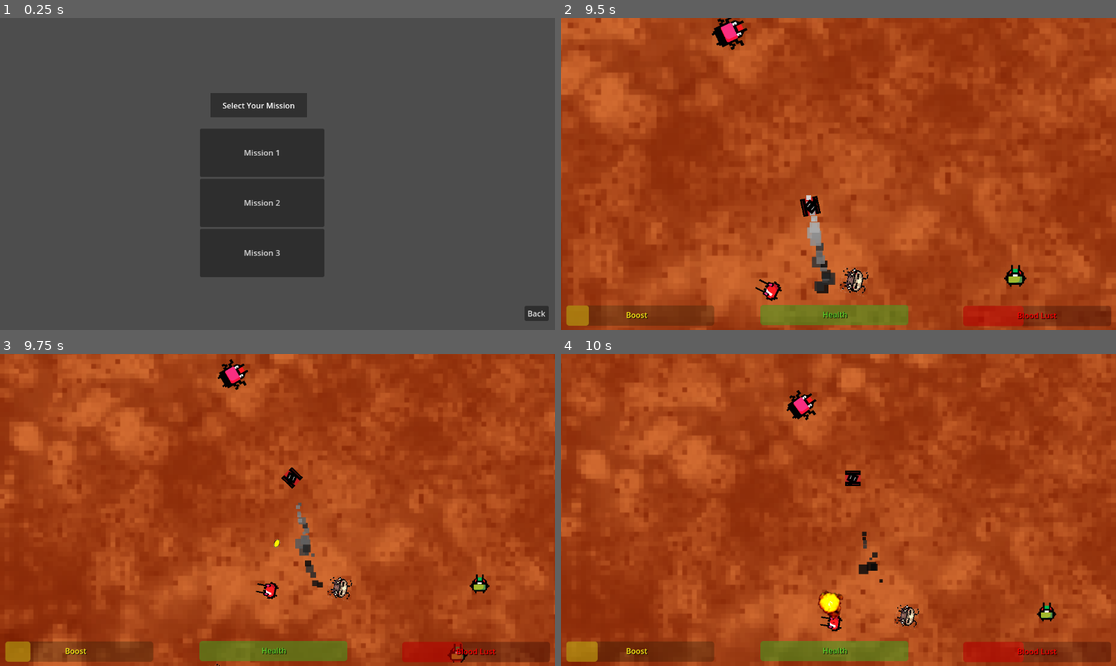
Above: before the commit, frames 1-4 (two rows, left to right).
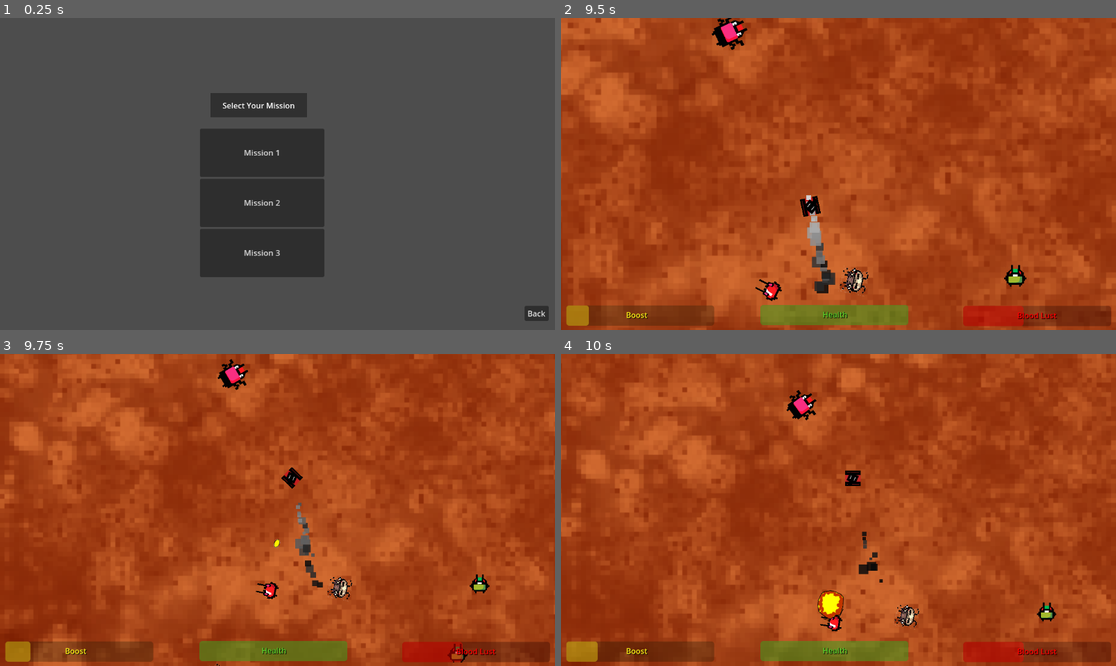
Above: after the commit, the same moments.

Repository: TheCrusty/Biotank-demake
Game: Godot game, scene res://gui/mission_select.tscn
The game is run twice, just before and just after one commit, with the same random seed, the same clock (stepped at 60 frames per second) and the same inputs.
Inputs (mouse positions are in pixels of both pictures, inside the frame that each line leads up to):
- Up to frame 1 (0.25 s): no input
- Up to frame 2 (9.5 s): click "Mission 1" at 0.5 s; tap Enter at 1.25 s; move the mouse to (960, 158) at 1.27 s; hold D (Rotate_Right) 1.28-2.03 s; hold Shift (Boost) 1.28-2.03 s; move the mouse to (727, 189) at 2.02 s; hold S (Reverse) 2.03-2.78 s; tap Space (Shoot) every 1.5 s from 2.1 to 8.1 s; move the mouse to (894, 105) at 2.77 s; hold D (Rotate_Right) 2.78-3.53 s; hold Shift (Boost) 2.78-3.53 s; move the mouse to (810, 236) at 3.52 s; hold W (Forward) 3.53-4.28 s; move the mouse to (1005, 220) at 4.27 s; hold Shift (Boost) 4.28-5.03 s; hold A (Rotate_Left) 4.28-5.78 s; move the mouse to (672, 127) at 5.02 s; move the mouse to (866, 174) at 5.77 s; hold S (Reverse) 5.78-6.53 s; hold Shift (Boost) 5.78-6.53 s; move the mouse to (755, 96) at 6.52 s; hold D (Rotate_Right) 6.53-7.28 s; move the mouse to (960, 158) at 7.27 s; hold W (Forward) 7.28-8.03 s; hold Shift (Boost) 7.28-8.03 s; move the mouse to (727, 189) at 8.02 s; hold D (Rotate_Right) 8.03-8.78 s; move the mouse to (894, 105) at 8.77 s; hold S (Reverse) from 8.78 s (still down); hold Shift (Boost) from 8.78 s (still down)
- Up to frame 3 (9.75 s): move the mouse to (249, 572) at 9.52 s; release S (Reverse) at 9.53 s; release Shift (Boost) at 9.53 s; hold A (Rotate_Left) from 9.53 s (still down); tap Space (Shoot) at 9.6 s
- Up to frame 4 (10 s): keep holding A (Rotate_Left)

Frames 1-3 are identical in both runs. In frame 4, 0.3% of the frame differs, in the area x 46-51%, y 75-87%.

Commit message:
replaced placeholder explosion with placeholder explosion

Diff:
--- a/levels/projectile.tscn
+++ b/levels/projectile.tscn
@@ -121,7 +121,7 @@
 }],
 "loop": false,
 "name": &"Explode",
-"speed": 8.0
+"speed": 12.0
 }]
 
 [sub_resource type="CircleShape2D" id="CircleShape2D_aypdl"]
--- a/levels/test_level.tscn
+++ b/levels/test_level.tscn
@@ -5,7 +5,7 @@
 [ext_resource type="PackedScene" uid="uid://dyyxfp7qicuri" path="res://enemy/enemy.tscn" id="2_0r224"]
 [ext_resource type="PackedScene" uid="uid://ddiq7lliqxm0u" path="res://enemy/projectile_enemy.tscn" id="3_tpgiq"]
 [ext_resource type="Script" path="res://levels/CameraPosition.gd" id="4_ca0qm"]
-[ext_resource type="PackedScene" uid="uid://dbjd3834l88vu" path="res://gui/ingame_ui.tscn" id="5_igyyk"]
+[ext_resource type="PackedScene" uid="uid://dbjd3834l88vu" path="res://GUI/ingame_ui.tscn" id="5_igyyk"]
 [ext_resource type="PackedScene" uid="uid://di6vmryle7epv" path="res://classes/victory_state.tscn" id="5_s5322"]
 
 [node name="test-level" type="Node2D"]
Not shown, added: export_presets.cfg
Binary file changed: resources/exp2_0.png
Not shown, added: resources/exp2_0.png-autosave.kra
Not shown, added: resources/exp2_0.png~
